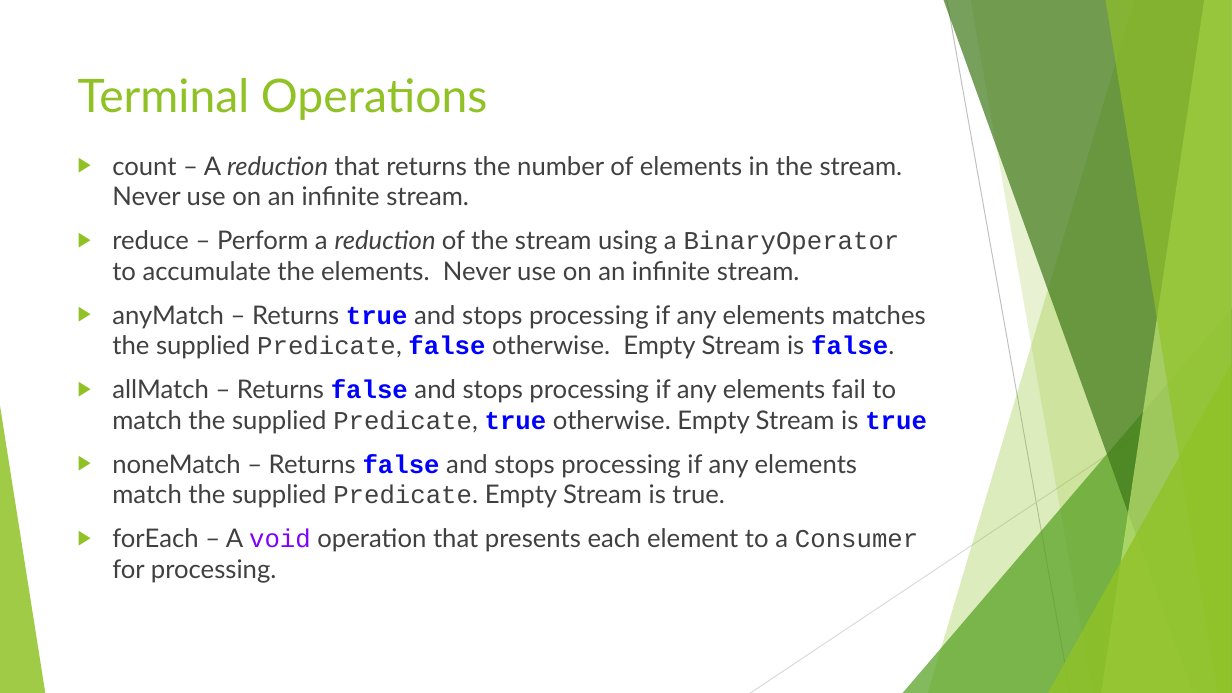
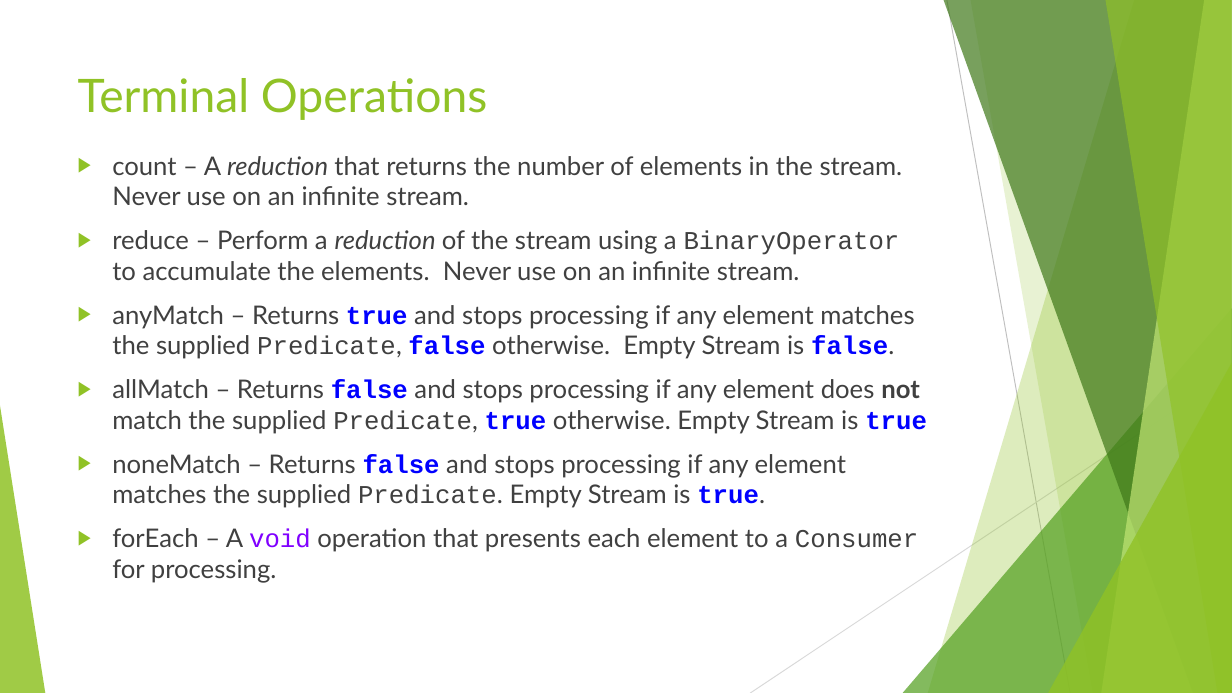
Before and after one commit to RichardRoda/2017-CodePaLOUsa-Lambda, a slide deck: slide 34 of Learning to Love the Lambda in the Stream.pptx. Drawn at 1232x693 pixels with LibreOffice and Linux fonts; fonts in the diff are those of the drawing. Boxes give left, top, right and bottom in pixels: in the first picture for what was removed or moved away, otherwise in the second. Text is boxed around its words. In the diff, an @@ line names an element or a change of style, - is before the commit and + after.

```diff
--- a/Learning to Love the Lambda in the Stream.pptx
+++ b/Learning to Love the Lambda in the Stream.pptx
@@ text at (112,305,927,508): text changed @@
-▶ anyMatch – Returns true and stops processing if any elements matches the supplied Predicate, false otherwise. Empty Stream is false.
-▶ allMatch – Returns false and stops processing if any elements fail to match the supplied Predicate, true otherwise. Empty Stream is true
-▶ noneMatch – Returns false and stops processing if any elements match the supplied Predicate. Empty Stream is true.
+▶ anyMatch – Returns true and stops processing if any element matches the supplied Predicate, false otherwise. Empty Stream is false.
+▶ allMatch – Returns false and stops processing if any element does not match the supplied Predicate, true otherwise. Empty Stream is true
+▶ noneMatch – Returns false and stops processing if any element matches the supplied Predicate. Empty Stream is true.
```
Also in this commit, not shown: 4 other slides changed, 1 other file.
